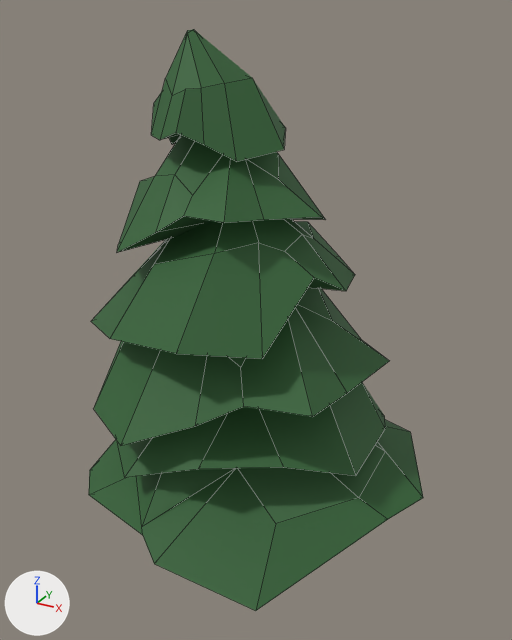
The OBJ model res/models/tree.obj, before and after one commit.
The view is the same before and after, from a 50 mm lens placed at (2.45, -4.27, 4.57), pointed at (0.03, 0.14, 2.37). The axes (+X, +Y, +Z) are drawn at lower left. The lights are the same throughout. Mesh edges are drawn as thin lines. Where no turn or scale is listed for an object, it has been applied to the vertices.

Names of what the first picture shows: 'Cylinder_Cylinder.004'.
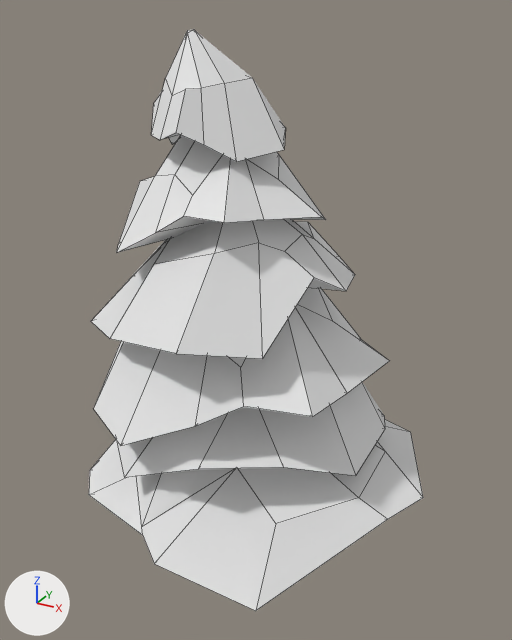
What differs and where, as boxes (x1, y1, x2, y2) in the pictures (512 x 640 px):
'Cylinder_Cylinder.004', recoloured (green to white)
    both: (89, 29, 423, 611)

The edits, one by one:
Material 'Green' (mat_green) changes colour from dark green #306234 to white #e7e7e7; in linear values from (0.03, 0.122, 0.0341) to (0.8, 0.8, 0.8).
